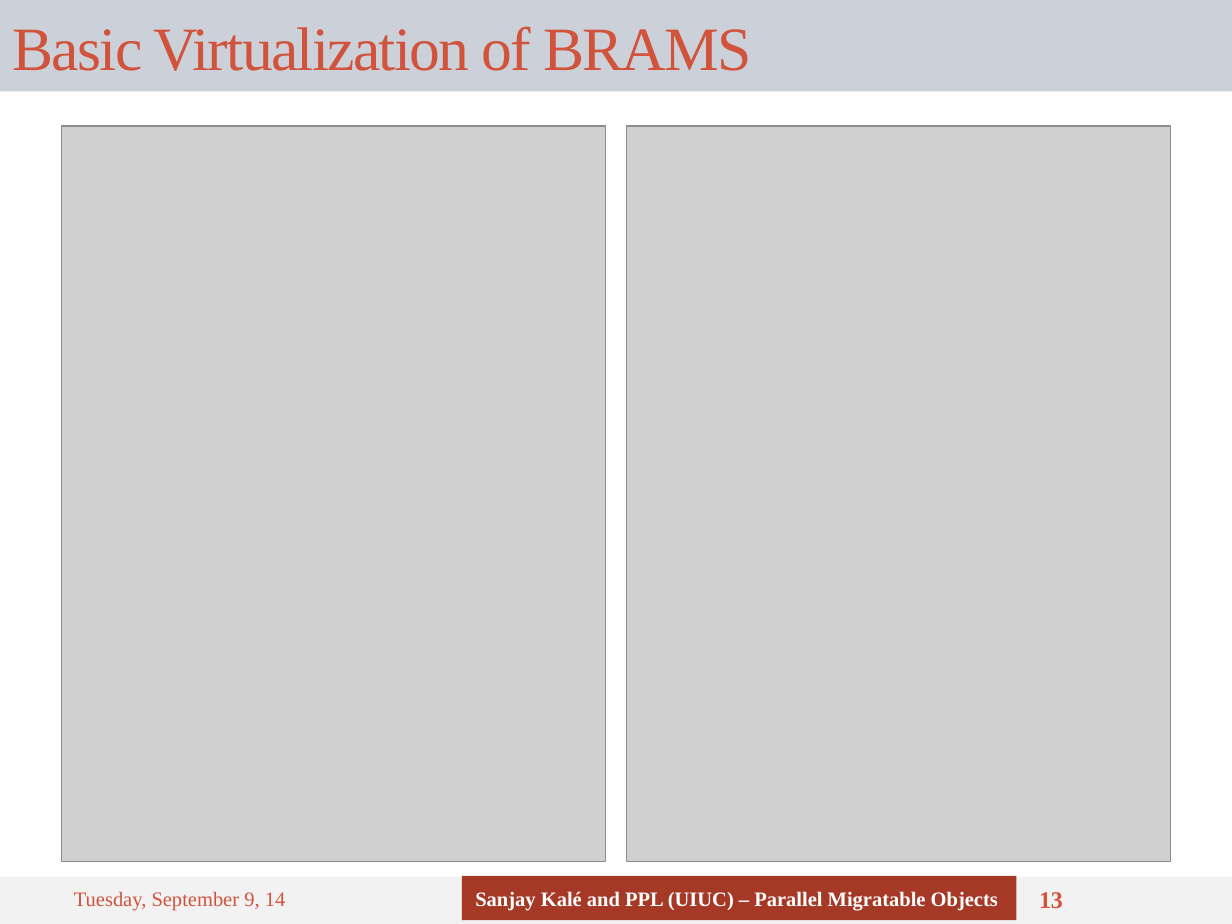
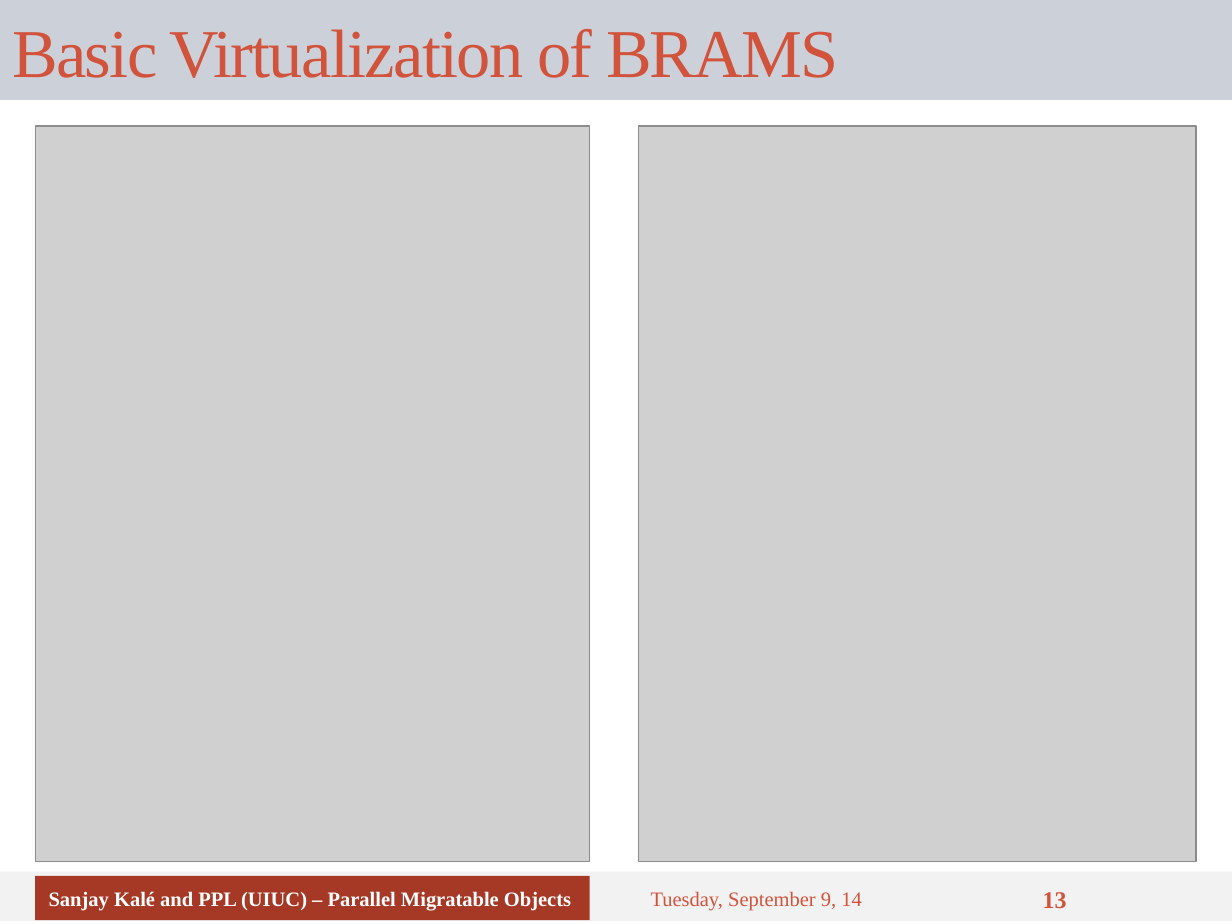
Before and after one commit to UIUC-PPL/charm_tutorial, a slide deck: slide 13 of tutorial-03-benefits.pptx. Drawn at 1232x924 pixels with LibreOffice and Linux fonts; fonts in the diff are those of the drawing; grey boxes stand for pictures. Boxes give left, top, right and bottom in pixels: in the first picture for what was removed or moved away, otherwise in the second. Text is boxed around its words. In the diff, an @@ line names an element or a change of style, - is before the commit and + after.

```diff
--- a/tutorial-03-benefits.pptx
+++ b/tutorial-03-benefits.pptx
@@ title "Basic Virtualization of BRAMS": place and size @@
-title "Basic Virtualization of BRAMS" at <box>0,0,1232,91</box>
+title "Basic Virtualization of BRAMS" at <box>0,0,1232,100</box>
@@ title "Basic Virtualization of BRAMS" at <box>0,0,1232,100</box>: size 36 to 40 pt @@
@@ picture: place and size @@
-picture at <box>62,126,606,861</box>
+picture at <box>36,126,590,861</box>
@@ picture: place and size @@
-picture at <box>626,126,1170,861</box>
+picture at <box>638,126,1196,861</box>
@@ rectangle: place and size @@
-rectangle at <box>0,877,1232,924</box>
+rectangle at <box>0,872,1232,922</box>
@@ rectangle "Sanjay Kalé and PPL (UIUC) ...": place and size @@
-rectangle "Sanjay Kalé and PPL (UIUC) ..." at <box>462,876,1016,920</box>
+rectangle "Sanjay Kalé and PPL (UIUC) ..." at <box>36,876,590,920</box>
@@ text "Tuesday, September 9, 14": place and size @@
-text "Tuesday, September 9, 14" at <box>74,891,286,911</box>
+text "Tuesday, September 9, 14" at <box>651,891,862,911</box>
@@ page number: place and size @@
-page number at <box>1039,892,1063,908</box>
+page number at <box>1043,892,1067,908</box>
```
Also in this commit, not shown: 16 other slides changed.
